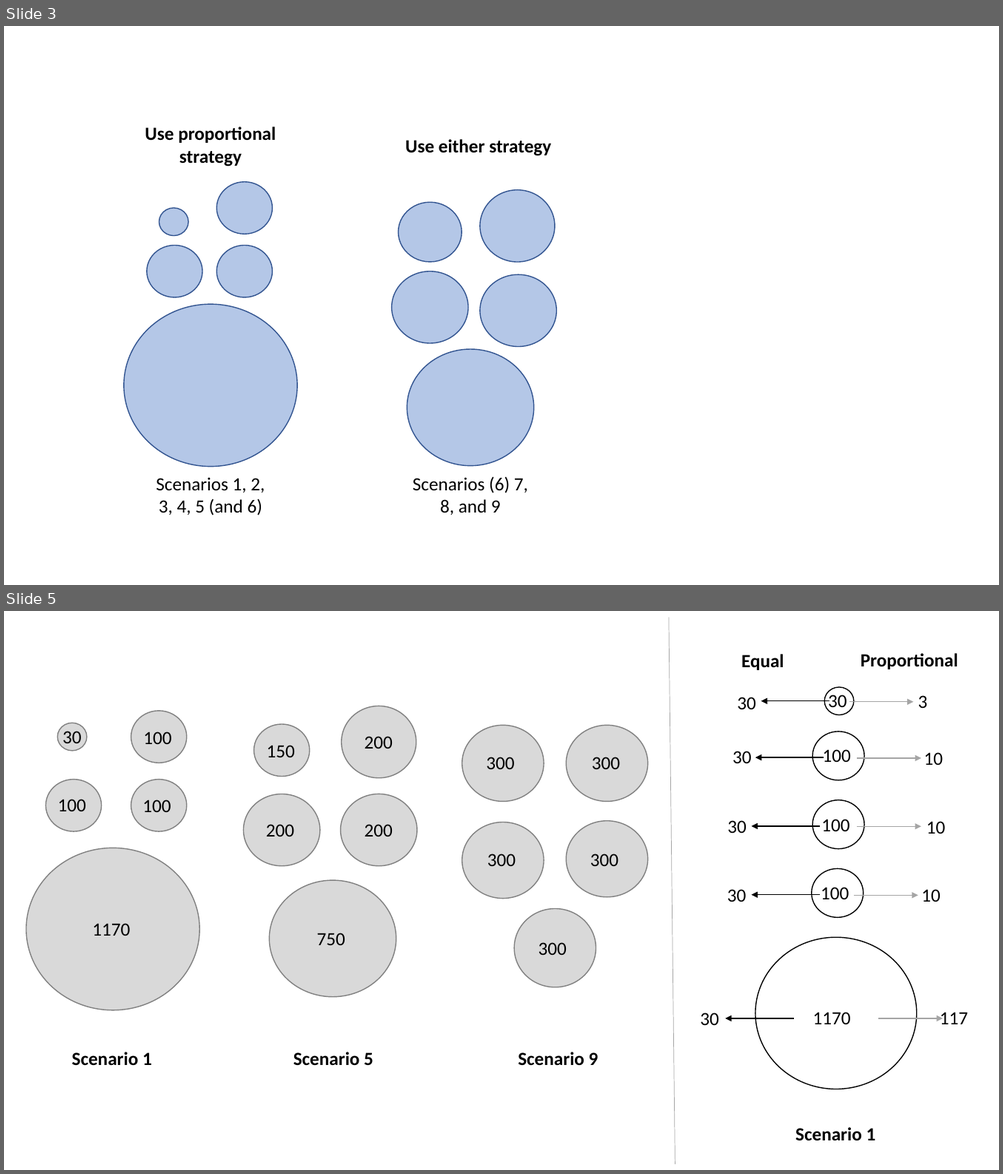
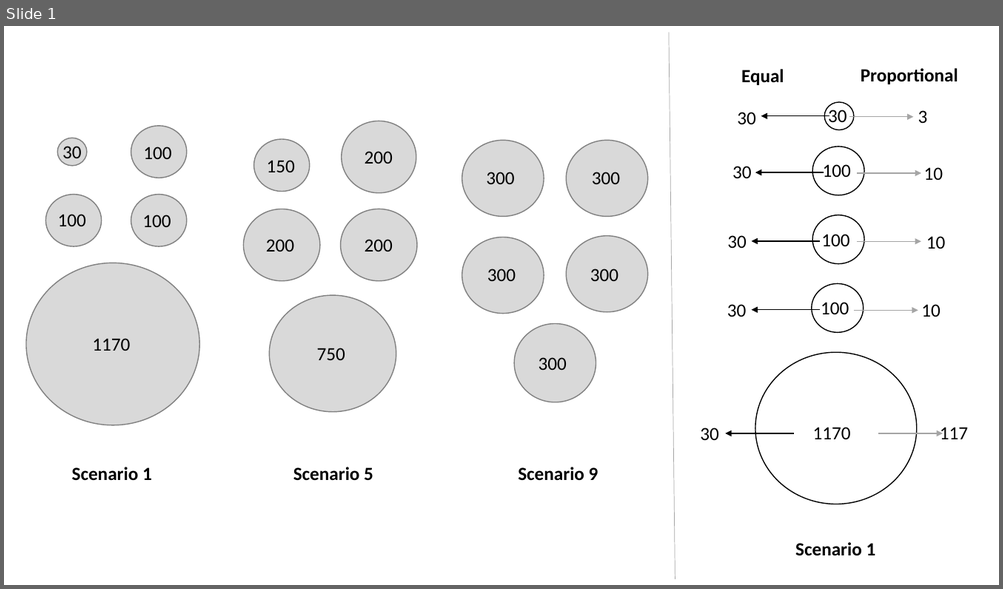
Before and after one commit to HobanLab/Morton-REU, a slide deck: archive_and_practice/Attempt5_REU_final/Figures/sampling.pptx. Shown one above the other, each under a label of ours: slides 3 and 5 before the commit, slide 1 after it; the slides between them are not shown. The pictures are 1003x1174 and 1003x589 pixels, drawn with LibreOffice and Linux fonts; fonts in the diff are those of the drawing. Boxes give left, top, right and bottom in pixels: in the first picture for what was removed or moved away, otherwise in the second. Text is boxed around its words. In the diff, an @@ line names an element or a change of style, - is before the commit and + after.

```diff
--- a/archive_and_practice/Attempt5_REU_final/Figures/sampling.pptx
+++ b/archive_and_practice/Attempt5_REU_final/Figures/sampling.pptx
@@ slide 3 removed at (4, 26, 999, 585), background #FFFFFF @@
@@ text removed at (145, 127, 276, 167) @@
-Use proportional strategy
@@ text removed at (405, 139, 551, 156) @@
-Use either strategy
@@ ellipse removed at (216, 182, 273, 234) @@
@@ ellipse removed at (398, 202, 461, 262) @@
@@ ellipse removed at (480, 190, 555, 263) @@
@@ ellipse removed at (159, 208, 188, 235) @@
@@ ellipse removed at (147, 245, 202, 298) @@
@@ ellipse removed at (216, 245, 273, 298) @@
@@ ellipse removed at (392, 272, 469, 343) @@
@@ ellipse removed at (480, 275, 557, 348) @@
@@ ellipse removed at (124, 304, 297, 467) @@
@@ ellipse removed at (407, 350, 534, 466) @@
@@ text removed at (156, 477, 264, 516) @@
-Scenarios 1, 2, 3, 4, 5 (and 6)
@@ text removed at (412, 477, 528, 515) @@
-Scenarios (6) 7, 8, and 9
@@ what was slide 5 is now slide 1 @@
```
Also in this commit, not shown: 3 other slides removed, 56 other files.
